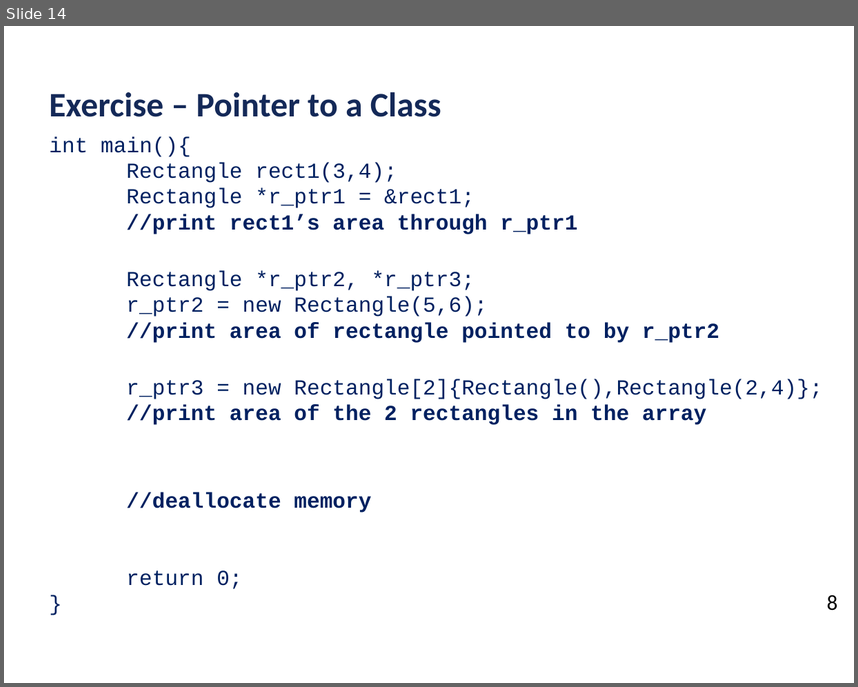
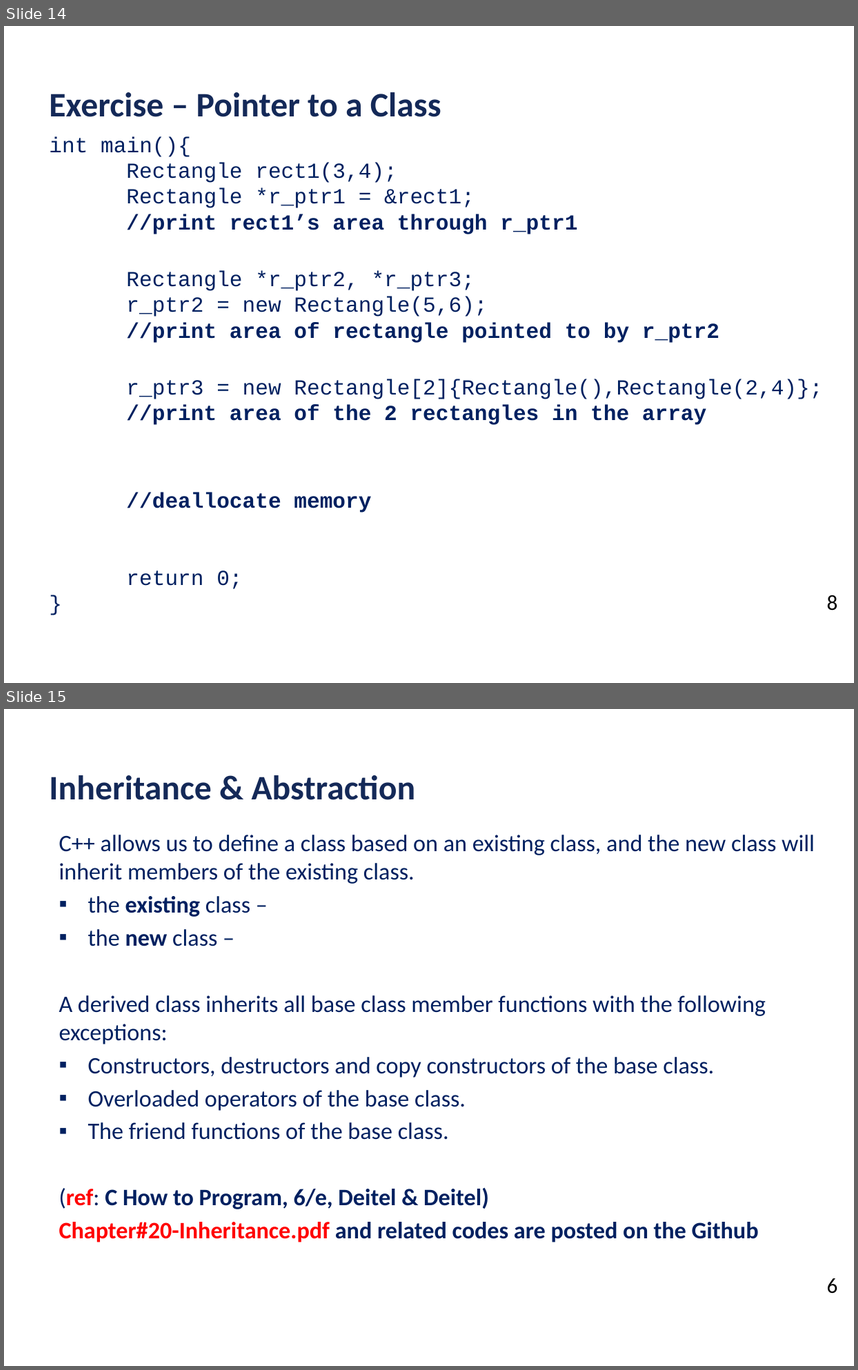
Before and after one commit to ubhowmik/ECE220, a slide deck: Lecture#23/Lecture_23_presentation.pptx. Shown one above the other, each under a label of ours: slide 14 before the commit, slides 14 and 15 after it. The pictures are 858x687 and 858x1370 pixels, drawn with LibreOffice and Linux fonts; fonts in the diff are those of the drawing; background and template pictures are left out. Boxes give left, top, right and bottom in pixels: in the first picture for what was removed or moved away, otherwise in the second. Text is boxed around its words. In the diff, an @@ line names an element or a change of style, - is before the commit and + after.

```diff
--- a/Lecture#23/Lecture_23_presentation.pptx
+++ b/Lecture#23/Lecture_23_presentation.pptx
@@ slide 15 added at (x1=4, y1=709, x2=854, y2=1366), background #FFFFFF @@
@@ text added at (x1=49, y1=775, x2=416, y2=800), 32 pt, text #142958, bold @@
+Inheritance & Abstraction
@@ text added at (x1=59, y1=835, x2=815, y2=1242), 22 pt, text #002060 @@
+C++ allows us to define a class based on an existing class, and the new class will inherit members of the existing class.
+▪ the existing class –
+▪ the new class –
+A derived class inherits all base class member functions with the following exceptions:
+▪ Constructors, destructors and copy constructors of the base class.
+▪ Overloaded operators of the base class.
+▪ The friend functions of the base class.
+(ref: C How to Program, 6/e, Deitel & Deitel)
+Chapter#20-Inheritance.pdf and related codes are posted on the Github
@@ text added at (x1=827, y1=1278, x2=838, y2=1293), 20 pt, text #000000 @@
+6
```
Also in this commit, not shown: 1 slide changed, 1 other file.
